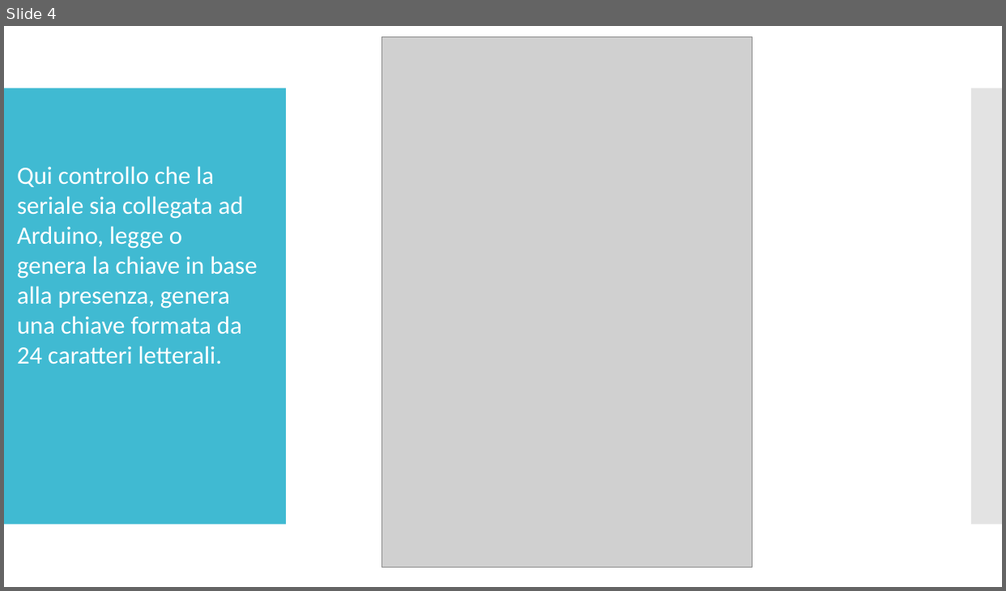
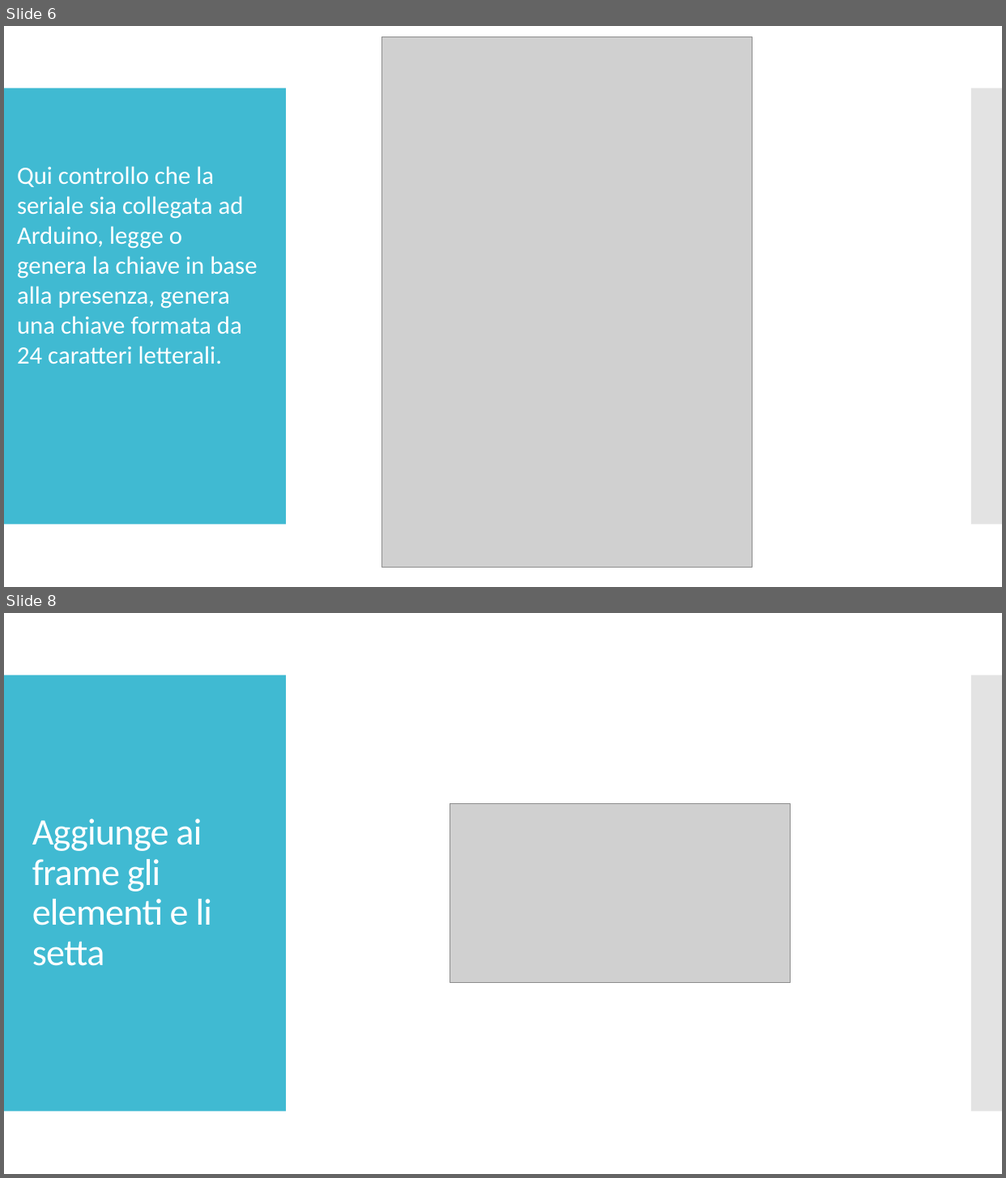
Before and after one commit to GerosaSimone/progetto, a slide deck: sito/powerpoint.pptx. Shown one above the other, each under a label of ours: slide 4 before the commit, slides 6 and 8 after it; the slides between them are not shown. The pictures are 1006x591 and 1006x1178 pixels, drawn with LibreOffice and Linux fonts; fonts in the diff are those of the drawing; grey boxes stand for pictures. Boxes give left, top, right and bottom in pixels: in the first picture for what was removed or moved away, otherwise in the second. Text is boxed around its words. In the diff, an @@ line names an element or a change of style, - is before the commit and + after.

```diff
--- a/sito/powerpoint.pptx
+++ b/sito/powerpoint.pptx
@@ slide 8 added at (4,613,1002,1174), background #FFFFFF @@
@@ rectangle added at (4,675,286,1112), fill #40BAD2 @@
@@ rectangle added at (971,675,1002,1112), fill #C8C8C8 at 50% opacity @@
@@ picture added at (450,804,790,983) @@
@@ title added at (32,819,212,966), 36 pt, text #FFFFFF @@
+Aggiunge ai frame gli elementi e li setta
@@ what was slide 4 is now slide 6 @@
```
Also in this commit, not shown: 9 other slides added.
